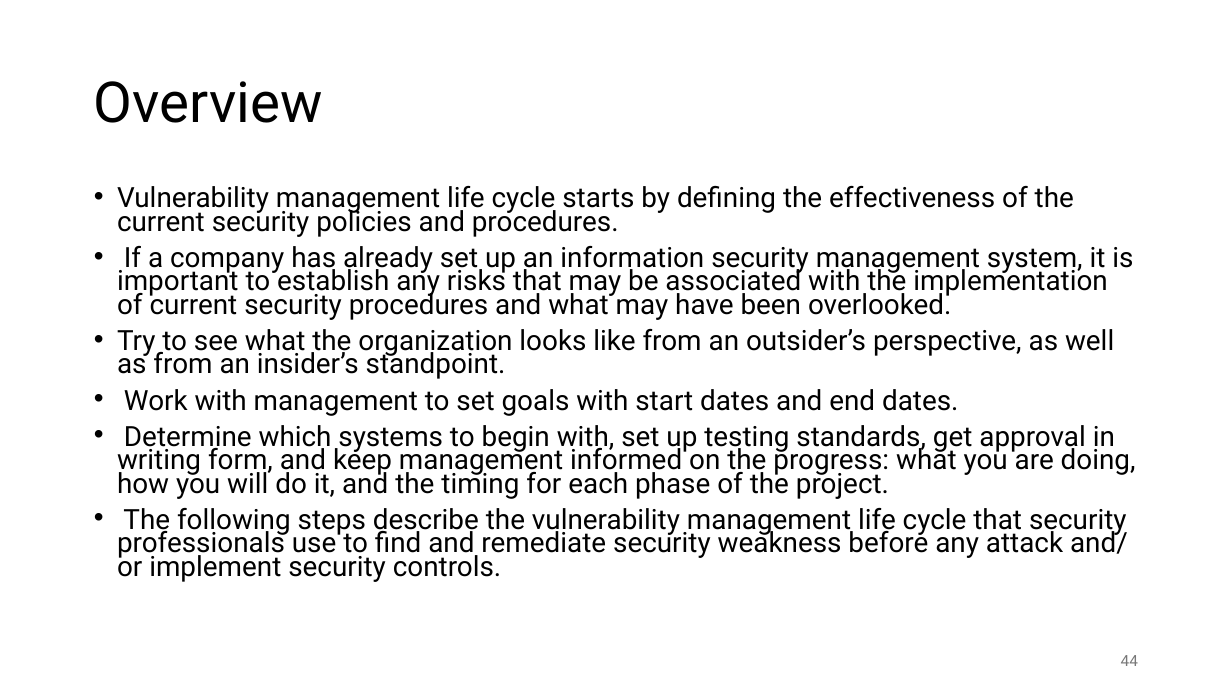
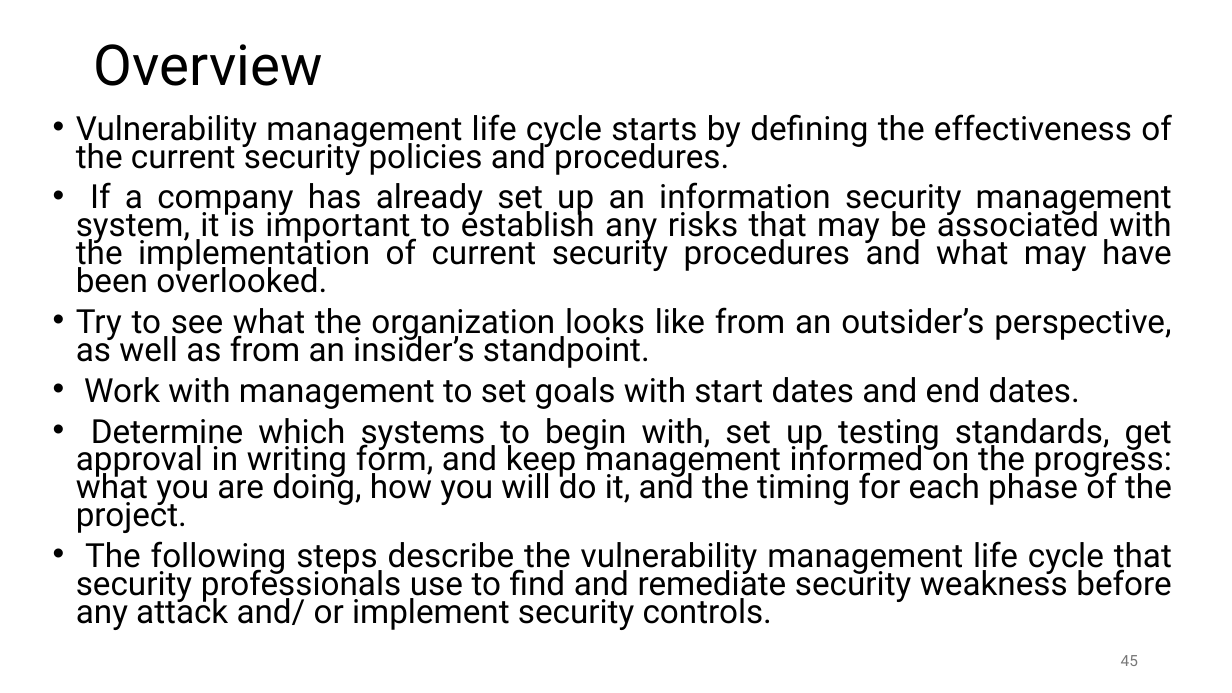
Before and after one commit to shakiliitju/M.Sc-in-ICT, a slide deck: slide 45 of Semester 2/Applied Cyber Security/Lecture/L5.pptx (slide 44 before the commit). Drawn at 1232x693 pixels with LibreOffice and Linux fonts; fonts in the diff are those of the drawing. Boxes give left, top, right and bottom in pixels: in the first picture for what was removed or moved away, otherwise in the second. Text is boxed around its words. In the diff, an @@ line names an element or a change of style, - is before the commit and + after.

```diff
--- a/Semester 2/Applied Cyber Security/Lecture/L5.pptx
+++ b/Semester 2/Applied Cyber Security/Lecture/L5.pptx
@@ title "Overview": place and size @@
-title "Overview" at (94,81,323,123)
+title "Overview" at (94,44,323,86)
@@ text "Vulnerability management life cycle starts ...": place and size @@
-text "Vulnerability management life cycle starts ..." at (117,186,1136,582)
+text "Vulnerability management life cycle starts ..." at (76,114,1172,630)
@@ text "Vulnerability management life cycle starts ..." at (76,114,1172,630): size 21.7 to 25.9 pt; alignment left to justified @@
@@ page number at (1121,655,1138,666): text changed @@
-44
+45
```
Also in this commit, not shown: 37 other slides changed, 1 slide added, 5 other files.
